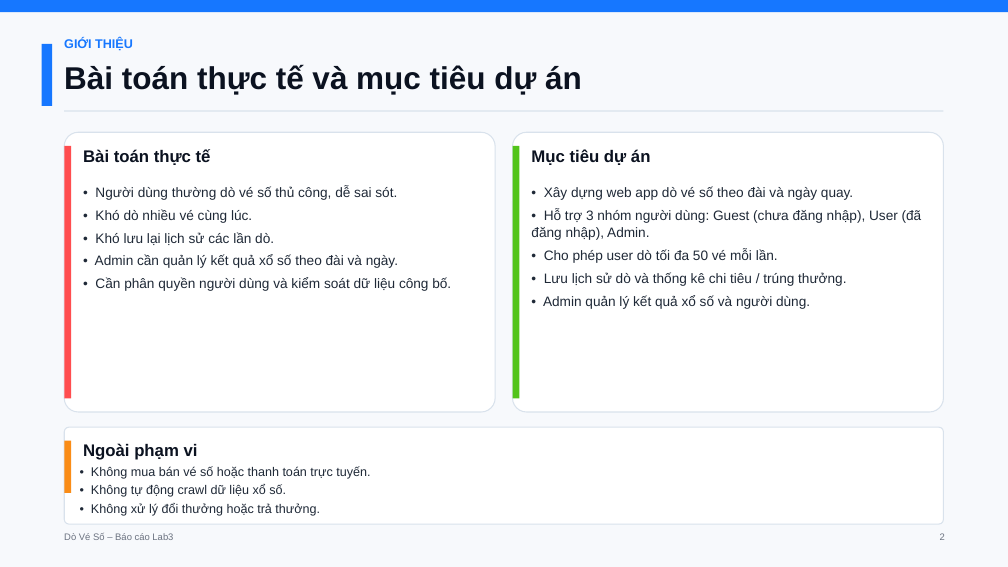
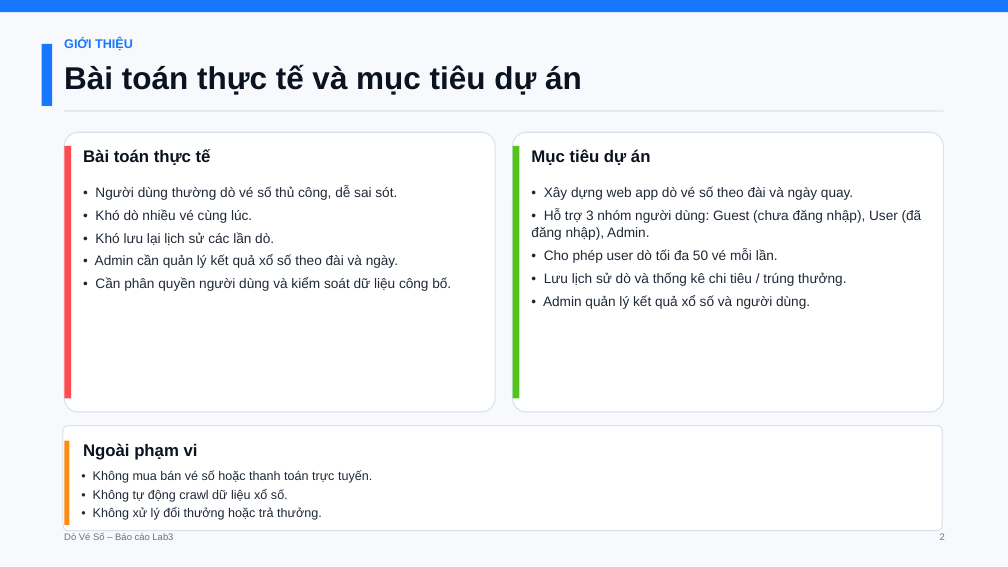
Before and after one commit to Stratoze/lab301, a slide deck: slide 2 of Task 9/Presentation/DoVeSo_BaoCao_Lab3.pptx. Drawn at 1008x567 pixels with LibreOffice and Linux fonts; fonts in the diff are those of the drawing. Boxes give left, top, right and bottom in pixels: in the first picture for what was removed or moved away, otherwise in the second. Text is boxed around its words. In the diff, an @@ line names an element or a change of style, - is before the commit and + after.

```diff
--- a/Task 9/Presentation/DoVeSo_BaoCao_Lab3.pptx
+++ b/Task 9/Presentation/DoVeSo_BaoCao_Lab3.pptx
@@ rounded rectangle: place and size @@
-rounded rectangle at (64, 427, 944, 524)
+rounded rectangle at (63, 426, 942, 531)
@@ rectangle: place and size @@
-rectangle at (64, 441, 71, 493)
+rectangle at (64, 441, 70, 526)
@@ text "• Không mua bán vé ...": place and size @@
-text "• Không mua bán vé ..." at (91, 466, 370, 516)
+text "• Không mua bán vé ..." at (93, 471, 372, 520)
```
Also in this commit, not shown: 11 other slides changed, 6 other files.
